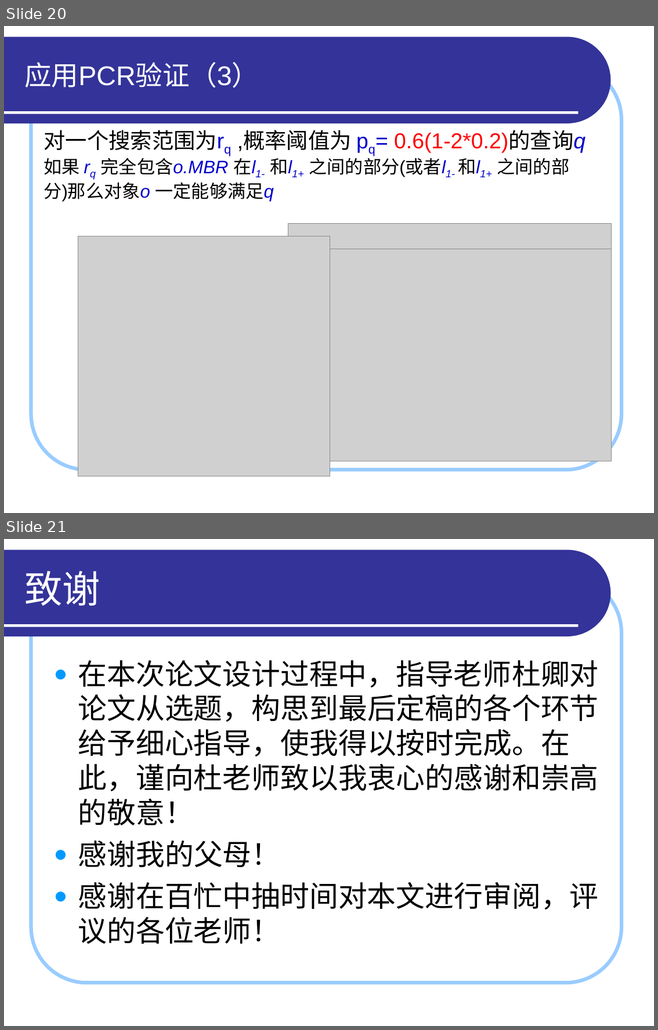
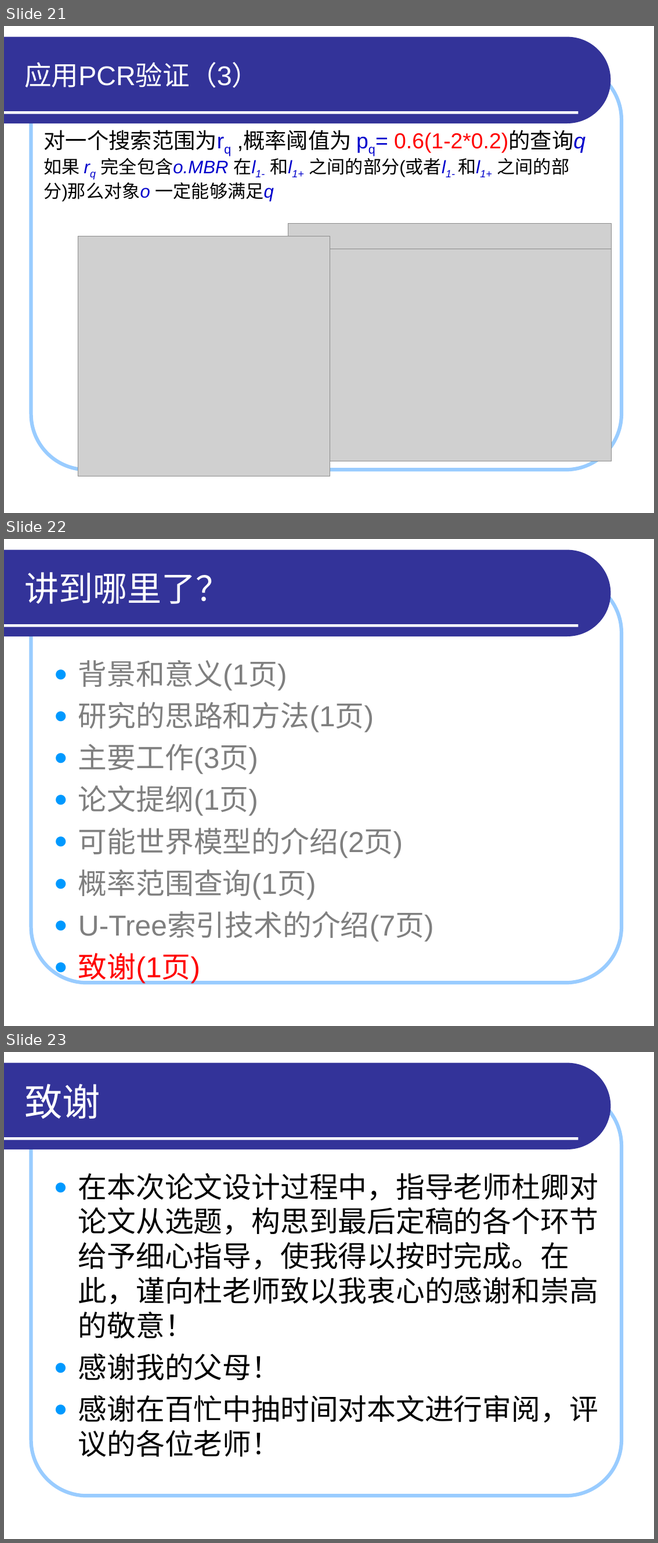
Before and after one commit to HiltonWei/wpstest, a slide deck: branches/区钺坚/读书报告/答辩演示_区钺坚.ppt. Shown one above the other, each under a label of ours: slides 20 and 21 before the commit, slides 21, 22 and 23 after it. The pictures are 658x1030 and 658x1543 pixels, drawn with LibreOffice and Linux fonts; fonts in the diff are those of the drawing; grey boxes stand for pictures. Boxes give left, top, right and bottom in pixels: in the first picture for what was removed or moved away, otherwise in the second. Text is boxed around its words. In the diff, an @@ line names an element or a change of style, - is before the commit and + after.

```diff
--- a/branches/区钺坚/读书报告/答辩演示_区钺坚.ppt
+++ b/branches/区钺坚/读书报告/答辩演示_区钺坚.ppt
@@ slide 22 added at [4,539,654,1026], background #FFFFFF; not listed: 3 template elements that a slide beside it also shows @@
@@ title added at [24,572,230,604], 38 pt, text #FFFFFF @@
+讲到哪里了？
@@ text added at [78,660,434,984], 32 pt, text #7F7F7F @@
+● 背景和意义(1页)
+● 研究的思路和方法(1页)
+● 主要工作(3页)
+● 论文提纲(1页)
+● 可能世界模型的介绍(2页)
+● 概率范围查询(1页)
+● U-Tree索引技术的介绍(7页)
+● 致谢(1页)
@@ what was slide 20 is now slide 21 @@
@@ what was slide 21 is now slide 23 @@
```
Also in this commit, not shown: 5 slides changed, 1 other slide added.
